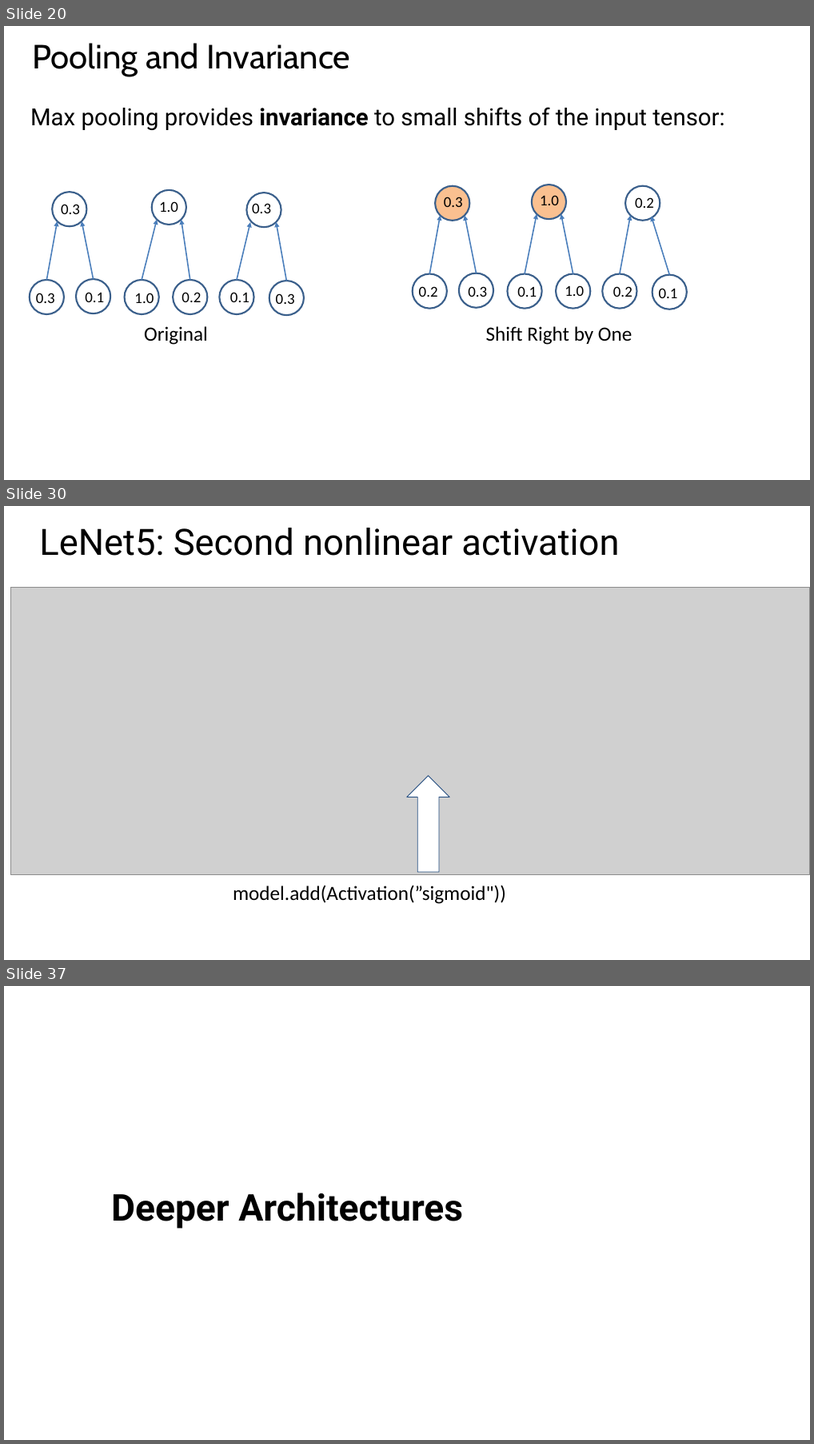
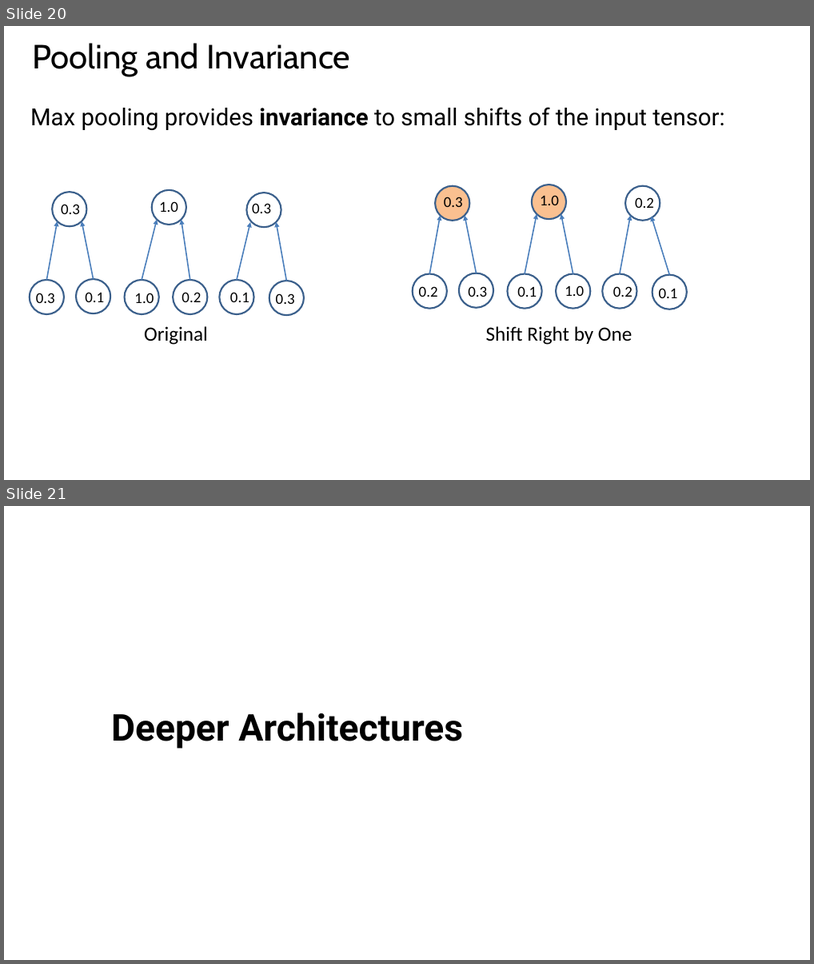
Before and after one commit to StephenElston/CSCI-E25, a slide deck: Slides/6_ConvolutionalNNs.pptx. Shown one above the other, each under a label of ours: slides 20, 30 and 37 before the commit, slides 20 and 21 after it; the slides between them are not shown. The pictures are 814x1444 and 814x964 pixels, drawn with LibreOffice and Linux fonts; fonts in the diff are those of the drawing; grey boxes stand for pictures; background and template pictures are left out. Boxes give left, top, right and bottom in pixels: in the first picture for what was removed or moved away, otherwise in the second. Text is boxed around its words. In the diff, an @@ line names an element or a change of style, - is before the commit and + after.

```diff
--- a/Slides/6_ConvolutionalNNs.pptx
+++ b/Slides/6_ConvolutionalNNs.pptx
@@ slide 30 removed at <box>4,506,810,960</box>, background #FFFFFF @@
@@ text removed at <box>39,528,619,556</box> @@
-LeNet5: Second nonlinear activation
@@ picture removed at <box>10,587,810,875</box> @@
@@ down arrow removed at <box>407,776,450,872</box> @@
@@ text removed at <box>233,884,506,904</box> @@
-model.add(Activation(”sigmoid"))
@@ what was slide 37 is now slide 21 @@
```
Also in this commit, not shown: 16 other slides removed.
